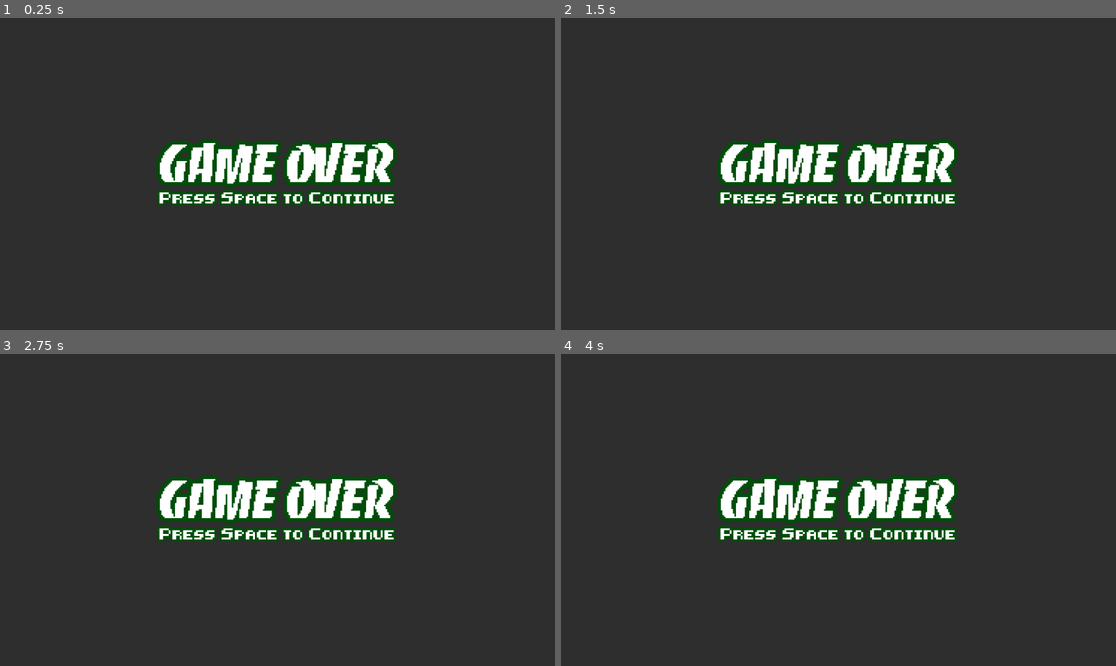
Above: before the commit, frames 1-4 (two rows, left to right).
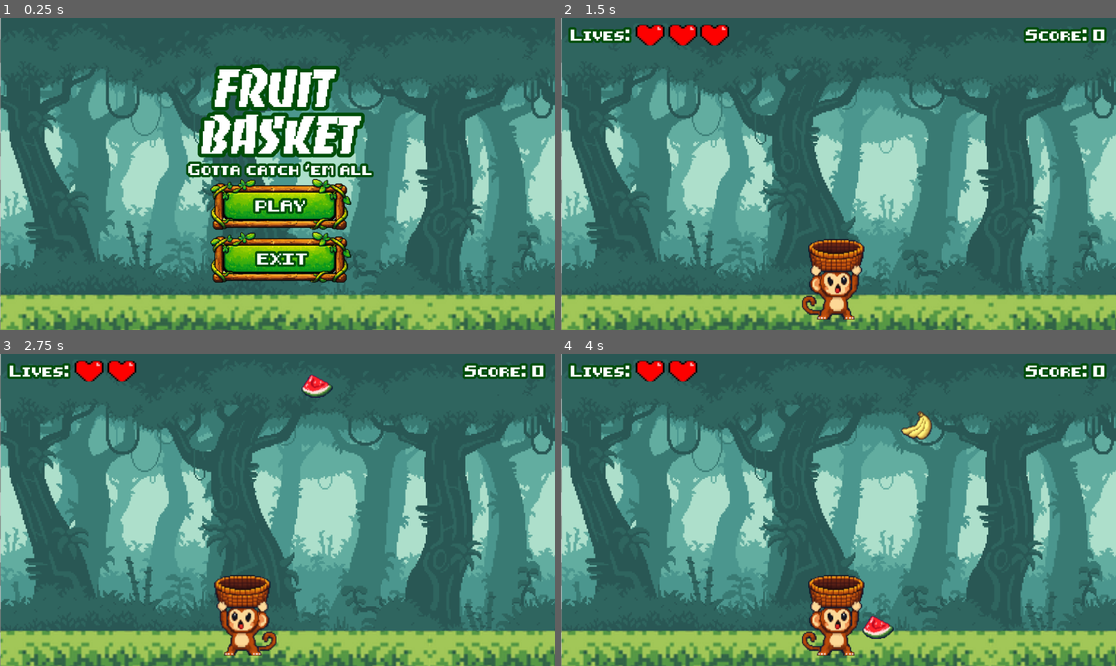
Above: after the commit, the same moments.

Repository: aMaxnm/Taller_3
Game: Godot game, scene res://scene/menu/menu.tscn
The game is run twice, just before and just after one commit, with the same random seed, the same clock (stepped at 60 frames per second) and the same inputs. Before the commit the project starts from res://scene/game_over/game_over.tscn.
Inputs (mouse positions are in pixels of both pictures, inside the frame that each line leads up to):
- Up to frame 1 (0.25 s): no input
- Up to frame 2 (1.5 s): click (844, 205) at 0.5 s, where only the run after the commit has a clickable "PLAY"; tap Space (dash, bound only after the commit) at 1.25, 1.35 s
- Up to frame 3 (2.75 s): tap Space (dash, bound only after the commit) at 2, 2.3 s; tap A (move_L) at 2.1 s
- Up to frame 4 (4 s): tap Space (dash, bound only after the commit) at 2.75, 3.05, 3.5, 3.6 s; tap D (move_R) at 2.85 s

The runs differ from the first frame. In frame 1, 99% of the frame differs, in the area x 0-100%, y 0-100%; in frame 2, 100%; in frame 3, 100%; in frame 4, 100%.
Error before the commit: Invalid access to property or key 'on_player_defeated' on a base object of type 'Node (signal_manager.gd)'. (res://scene/game_over/game_over.gd:8)

Commit message:
hud y game over funcionando

Diff:
--- a/falling-fruit/project.godot
+++ b/falling-fruit/project.godot
@@ -11,7 +11,7 @@
 [application]
 
 config/name="falling fruit"
-run/main_scene="uid://drdfjo8ofefvb"
+run/main_scene="uid://dln43ihhjtb5g"
 config/features=PackedStringArray("4.5", "Mobile")
 config/icon="res://icon.svg"
 
@@ -33,6 +33,17 @@
 "events": [Object(InputEventKey,"resource_local_to_scene":false,"resource_name":"","device":-1,"window_id":0,"alt_press …(192 unchanged characters)…
 ]
 }
+dash={
+"deadzone": 0.2,
+"events": [Object(InputEventKey,"resource_local_to_scene":false,"resource_name":"","device":-1,"window_id":0,"alt_pressed":false,"shift_pressed":false,"ctrl_pressed":false,"meta_pressed":false,"pressed":false,"keycode":0,"physical_keycode":32,"key_label":0,"unicode":32,"location":0,"echo":false,"script":null)
+]
+}
+
+[layer_names]
+
+2d_physics/layer_1="player"
+2d_physics/layer_2="fruta"
+2d_physics/layer_3="bomba"
 
 [rendering]
 
--- a/falling-fruit/scene/game_over/game_over.gd
+++ b/falling-fruit/scene/game_over/game_over.gd
@@ -3,17 +3,22 @@
 @onready var anim_player: AnimationPlayer = $AnimationPlayer
 @onready var continue_label: Label = $MarginContainer/VBoxContainer/ContinueLabel
 
-# Called when the node enters the scene tree for the first time.
+var can_return_to_menu: bool = false
+
 func _ready() -> void:
-	SignalManager.on_player_defeated.connect(show_game_over)
+	visible = false
+	can_return_to_menu = false
+	SignalManager.on_game_over.connect(show_game_over)
 
+func _process(delta: float) -> void:
+	if(Input.is_action_just_pressed("dash") and can_return_to_menu):
+		SignalManager.on_restart_game.emit()
 
-func show_game_over():
+func show_game_over() -> void:
 	get_tree().paused = true
 	visible = true
 	continue_label.visible = false
 	anim_player.play("GameOver")
-
-# Called every frame. 'delta' is the elapsed time since the previous frame.
-func _process(delta: float) -> void:
-	pass
+	continue_label.visible = true
+	anim_player.queue("continuelabel")
+	can_return_to_menu = true
--- a/falling-fruit/scene/game_over/game_over.tscn
+++ b/falling-fruit/scene/game_over/game_over.tscn
@@ -44,7 +44,7 @@
 "times": PackedFloat32Array(0),
 "transitions": PackedFloat32Array(1),
 "update": 0,
-"values": [Color(1, 1, 1, 1)]
+"values": [Color(1, 1, 1, 0)]
 }
 
 [sub_resource type="Animation" id="Animation_og4fc"]
@@ -71,6 +71,8 @@
 }
 
 [node name="GameOver" type="CanvasLayer"]
+process_mode = 3
+visible = false
 script = ExtResource("1_5bvfr")
 
 [node name="ColorRect" type="ColorRect" parent="."]
@@ -104,6 +106,7 @@
 horizontal_alignment = 1
 
 [node name="ContinueLabel" type="Label" parent="MarginContainer/VBoxContainer"]
+self_modulate = Color(1, 1, 1, 0)
 layout_mode = 2
 text = "Press Space to Continue"
 label_settings = ExtResource("2_5bvfr")
--- a/falling-fruit/scene/main_level/main_level.tscn
+++ b/falling-fruit/scene/main_level/main_level.tscn
@@ -1,11 +1,24 @@
-[gd_scene load_steps=3 format=3 uid="uid://c5v01gn2e2ny"]
+[gd_scene load_steps=6 format=3 uid="uid://c5v01gn2e2ny"]
 
+[ext_resource type="Texture2D" uid="uid://bw30vlr6pe3v5" path="res://assets/background/background.png" id="1_8tepj"]
 [ext_resource type="PackedScene" uid="uid://deyxq7n40sld8" path="res://scene/player/player.tscn" id="1_dq0vj"]
 [ext_resource type="PackedScene" uid="uid://frkhob14860g" path="res://scene/objects/Spawner.tscn" id="2_bqsow"]
+[ext_resource type="PackedScene" uid="uid://ugax2cx4520s" path="res://scene/HUD/hud.tscn" id="4_p3ym8"]
+[ext_resource type="PackedScene" uid="uid://coeyafqcmx8t8" path="res://scene/game_over/game_over.tscn" id="5_kg8md"]
 
 [node name="MainLevel" type="Node2D"]
+
+[node name="TextureRect" type="TextureRect" parent="."]
+offset_right = 40.0
+offset_bottom = 40.0
+texture = ExtResource("1_8tepj")
 
 [node name="Player" parent="." groups=["Catcher"] instance=ExtResource("1_dq0vj")]
 position = Vector2(565, 543)
 
 [node name="Spawner" parent="." instance=ExtResource("2_bqsow")]
+
+[node name="Hud" parent="." instance=ExtResource("4_p3ym8")]
+
+[node name="GameOver" parent="." instance=ExtResource("5_kg8md")]
+visible = false
--- a/falling-fruit/scene/player/player.gd
+++ b/falling-fruit/scene/player/player.gd
@@ -1,5 +1,7 @@
 extends CharacterBody2D
 class_name Player
+
+@onready var sprite: Sprite2D = $Sprite2D
 
 @export var movement_speed: float = 20000.0
 @export var dash_multiplier: float = 3.0
@@ -25,7 +27,15 @@
 		speed *= dash_multiplier
 
 	var direction := Input.get_axis("move_L", "move_R")
+
+	# FLIP DEL SPRITE
+	if direction < 0:
+		sprite.flip_h = true
+	elif direction > 0:
+		sprite.flip_h = false
+
 	velocity.x = direction * speed * delta
+
 
 func _handle_dash(delta: float) -> void:
 	if Input.is_action_just_pressed("dash") and not is_dashing:
--- a/falling-fruit/scene/player/player.tscn
+++ b/falling-fruit/scene/player/player.tscn
@@ -4,11 +4,11 @@
 [ext_resource type="Texture2D" uid="uid://dtmlcnv4uoiig" path="res://assets/player/player.png" id="1_v7pse"]
 
 [sub_resource type="CapsuleShape2D" id="CapsuleShape2D_cm2cf"]
-radius = 20.0
+radius = 26.0
 height = 104.0
 
 [sub_resource type="CapsuleShape2D" id="CapsuleShape2D_v7pse"]
-radius = 19.0
+radius = 25.0
 height = 100.0
 
 [node name="Player" type="CharacterBody2D"]
@@ -20,7 +20,7 @@
 texture = ExtResource("1_v7pse")
 
 [node name="CollisionShape2D" type="CollisionShape2D" parent="."]
-position = Vector2(6, -40)
+position = Vector2(7, -50)
 rotation = 1.5707964
 shape = SubResource("CapsuleShape2D_cm2cf")
 
@@ -28,7 +28,7 @@
 collision_mask = 2
 
 [node name="CollisionShape2D" type="CollisionShape2D" parent="HitBox"]
-position = Vector2(5, -39)
+position = Vector2(6, -49)
 rotation = 1.5707964
 shape = SubResource("CapsuleShape2D_v7pse")
 debug_color = Color(0.7547777, 0.21638435, 0.9768273, 0.41960785)
--- a/falling-fruit/singletons/game_manager.gd
+++ b/falling-fruit/singletons/game_manager.gd
@@ -1,31 +1,26 @@
 extends Node
-
-signal on_score_update(score: int)
-signal on_life_update(lives: int)
-signal on_game_over
-
+var menu_scene: PackedScene = preload("res://scene/menu/menu.tscn")
 var score: int = 0
 var lives: int = 3
+
 func _ready() -> void:
-	SignalManager.on_player_catch.connect(on_catch)
+	score = 0
+	SignalManager.on_restart_game.connect(return_to_menu)
 
-
+func return_to_menu():
+	get_tree().paused = false
+	score = 0
+	get_tree().change_scene_to_packed(menu_scene)
 func add_score(amount: int) -> void:
-	score = max(0, score + amount) # opcional: no bajar de 0
-	print("Score:", score)
-	on_score_update.emit(score)
+	score = max(0, score + amount)
+	SignalManager.on_score_update.emit(score)
 
 func lose_life(amount: int = 1) -> void:
 	lives -= amount
-	print("Lives:", lives)
-	on_life_update.emit(lives)
+	SignalManager.on_life_update.emit(lives)
+
 	if lives <= 0:
 		game_over()
 
 func game_over() -> void:
-	print("GAME OVER")
-	on_game_over.emit()
-
-func on_catch():
-	print("+1")
-	on_game_over.emit()
+	SignalManager.on_game_over.emit()
--- a/falling-fruit/singletons/signal_manager.gd
+++ b/falling-fruit/singletons/signal_manager.gd
@@ -5,8 +5,4 @@
 signal on_score_update(score: int)
 signal on_life_update(lives: int)
 signal on_game_over
-
-func _ready() -> void:
-	GameManager.on_score_update.connect(on_score_update.emit)
-	GameManager.on_life_update.connect(on_life_update.emit)
-	GameManager.on_game_over.connect(on_game_over.emit)
+signal on_restart_game()
Not shown: 1 places in falling-fruit/scene/HUD/hud.tscn that only renumber resources
Not shown: 1 places in falling-fruit/scene/game_over/game_over.tscn that only renumber resources
